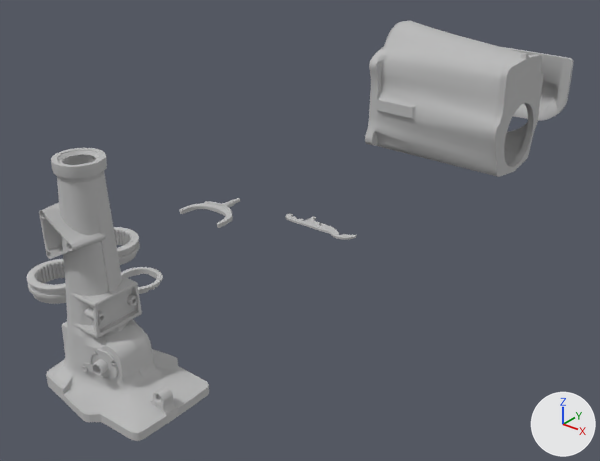
An edit to the OBJ model Maya/scenes/Daniel'stexturs.obj, drawn before and after from the same camera.
Rendered twice from a 50 mm lens placed at (32.3, -36.6, 27.5), pointed at (-0.5, 4.5, 2.1). Every picture has the same lights, and +X, +Y and +Z are marked at lower right. Where no turn or scale is listed for an object, it has been applied to the vertices. Vertices at the same position are counted once.

The first picture shows "Daniel'stexturs".
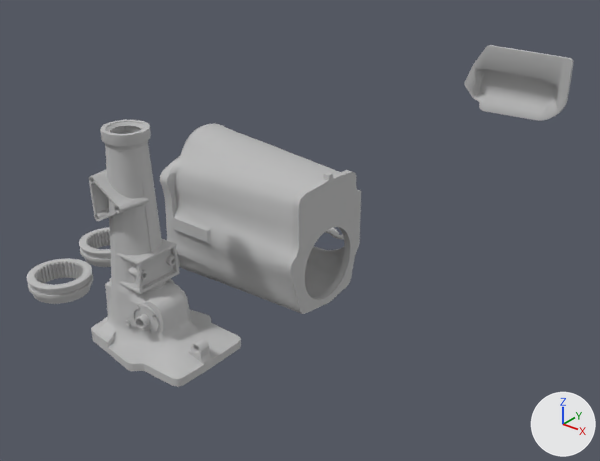
Scene script edits in JSON lines:
```json
{"block": "me_daniel_stexturs", "where": "# used by ob_daniel_stexturs; location = (0.0, 0.0, 0.0)"}
{"op": "remove", "block": "me_daniel_stexturs", "code": "me_daniel_stexturs.from_pydata(...)  # 15002 vertices, 13609 faces; spans x -14.4..8.8, y -16.7..28.0, z -0.6..14.3"}
{"op": "add", "block": "me_daniel_stexturs", "code": "me_daniel_stexturs.from_pydata(...)  # 15002 vertices, 13609 faces; spans x -14.4..8.8, y -12.4..28.0, z -0.6..13.0"}
{"block": "me_daniel_stexturs", "change": "me_daniel_stexturs part 1: the loose piece of 3398 vertices spanning x -2.4..5.7, y -16.7..-10.3, z -0.4..13.0 is moved by (-1.7, 4.4, 0.0)"}
{"block": "me_daniel_stexturs", "change": "me_daniel_stexturs part 2: the loose piece of 100 vertices spanning x 1.6..2.4, y -15.5..-14.9, z 2.0..2.7 is moved by (-1.7, 4.4, 0.0)"}
{"block": "me_daniel_stexturs", "change": "me_daniel_stexturs part 3: the loose piece of 295 vertices spanning x -1.2..1.5, y -15.4..-13.5, z 7.7..10.5 is moved by (-1.7, 4.4, 0.0)"}
{"block": "me_daniel_stexturs", "change": "me_daniel_stexturs part 4: the loose piece of 102 vertices spanning x 1.0..2.8, y -15.1..-14.7, z 1.5..3.3 is moved by (-1.7, 4.4, 0.0)"}
{"block": "me_daniel_stexturs", "change": "me_daniel_stexturs part 5: the loose piece of 86 vertices spanning x 0.5..2.2, y -15.3..-14.8, z 1.5..3.1 is moved by (-1.7, 4.4, 0.0)"}
{"block": "me_daniel_stexturs", "change": "me_daniel_stexturs part 6: the loose piece of 38 vertices spanning x 0.6..1.0, y -15.4..-15.2, z 1.7..2.0 is moved by (-1.7, 4.4, 0.0)"}
{"block": "me_daniel_stexturs", "change": "me_daniel_stexturs part 7: 118 of the vertices in x 8.4..8.8, y 16.0..20.7, z 5.0..9.7 are moved by (-3.6, -18.2, -4.2)"}
{"block": "me_daniel_stexturs", "change": "me_daniel_stexturs part 8: 1729 of the vertices in x -1.6..8.8, y 13.7..22.0, z 4.4..14.3 are moved by (-3.6, -17.9, -4.3)"}
```

Changed parts and their boxes [x1, y1, x2, y2] in the pictures (600 x 461 px; the box of a moved part takes in the faces that stretch with it):
```json
{"object": "Daniel'stexturs", "change": "reshaped", "before": [27, 21, 573, 441], "after": [27, 45, 573, 387], "on screen": "19% shorter"}
{"part": 1, "of": "me_daniel_stexturs", "change": "moved or reshaped", "before": [46, 148, 209, 441], "after": [91, 120, 241, 387]}
{"part": 2, "of": "me_daniel_stexturs", "change": "moved or reshaped", "before": [91, 359, 108, 376], "after": [135, 314, 150, 329]}
{"part": 3, "of": "me_daniel_stexturs", "change": "moved or reshaped", "before": [39, 202, 107, 259], "after": [89, 169, 150, 221]}
{"part": 4, "of": "me_daniel_stexturs", "change": "moved or reshaped", "before": [90, 349, 118, 380], "after": [133, 305, 159, 333]}
{"part": 5, "of": "me_daniel_stexturs", "change": "moved or reshaped", "before": [81, 352, 110, 379], "after": [124, 307, 151, 333]}
{"part": 6, "of": "me_daniel_stexturs", "change": "moved or reshaped", "before": [82, 366, 87, 372], "after": [125, 320, 130, 326]}
{"part": 7, "of": "me_daniel_stexturs", "change": "moved or reshaped", "before": [495, 55, 544, 177], "after": [290, 172, 361, 314]}
{"part": 8, "of": "me_daniel_stexturs", "change": "moved or reshaped", "before": [365, 21, 539, 177], "after": [160, 123, 360, 314]}
```
